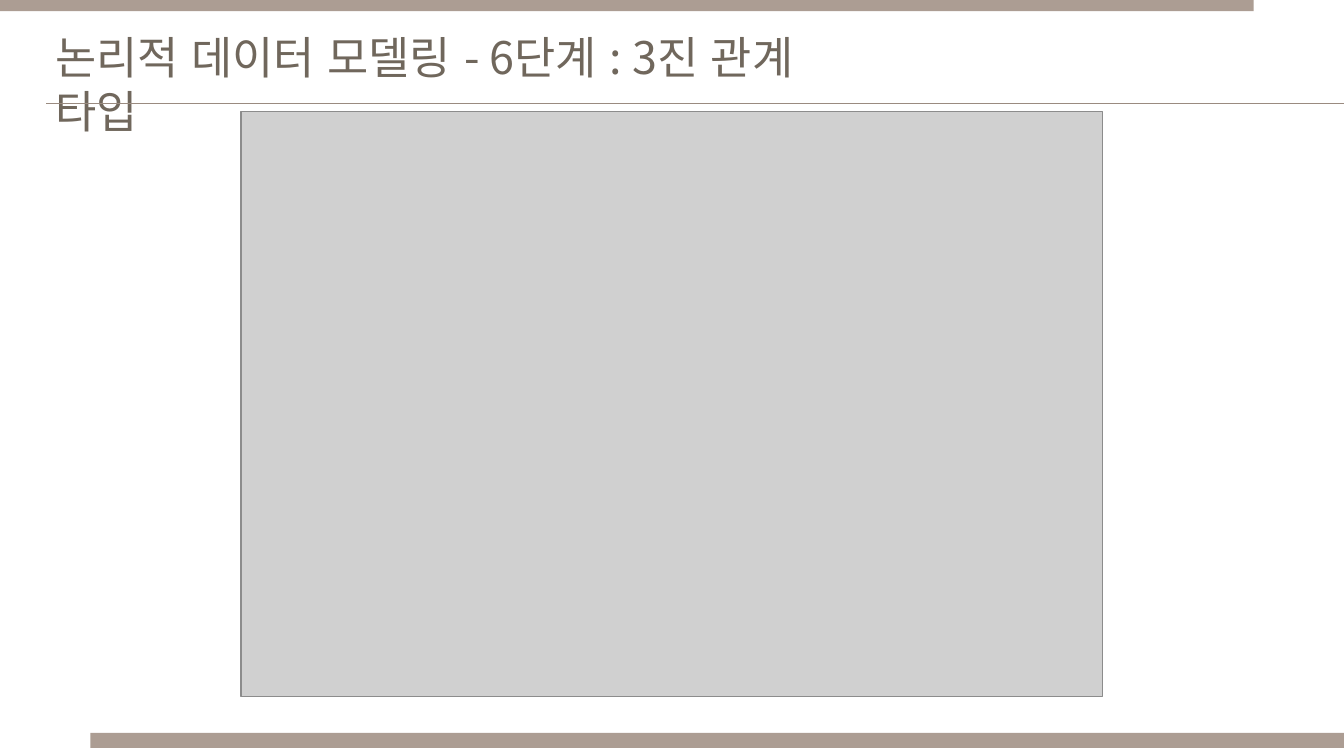
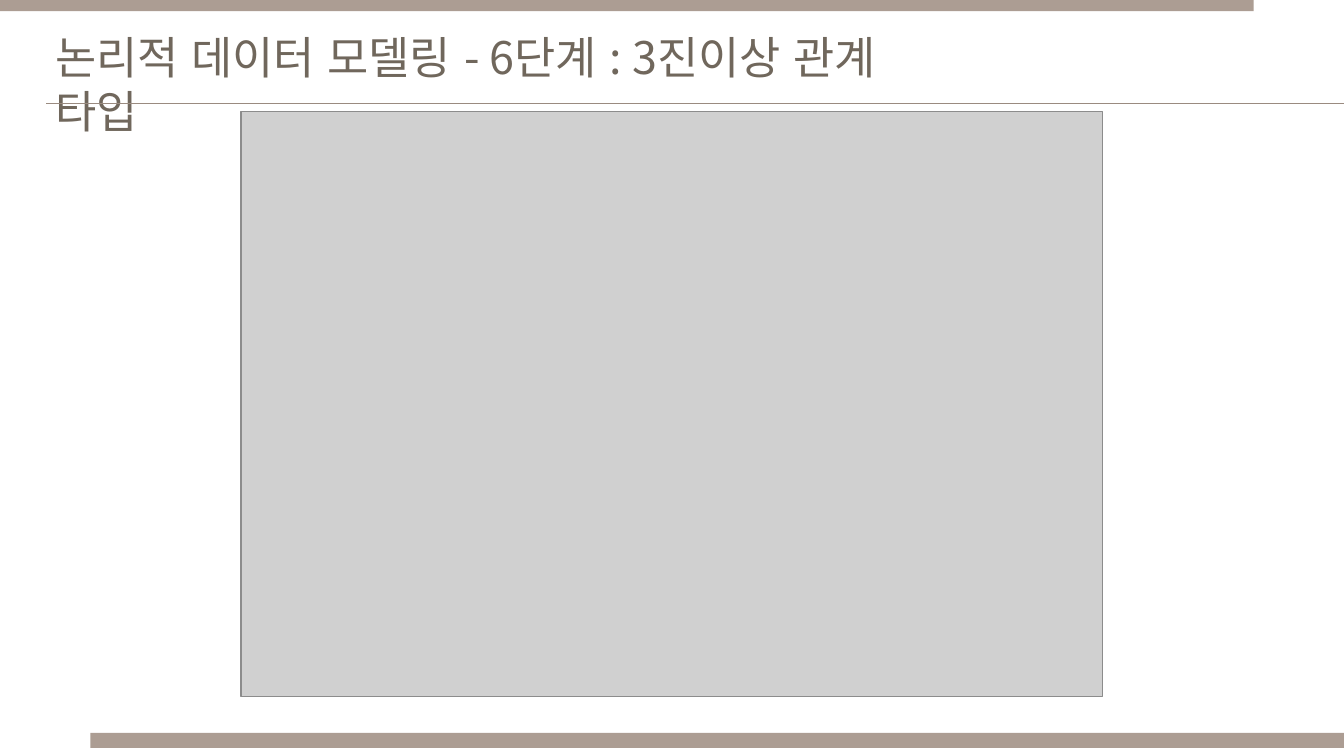
Before and after one commit to Cinema-System/My-Cinema, a slide deck: slide 23 of 중간발표/데이터베이스설계_중간발표_DEJH.pptx. Drawn at 1344x756 pixels with LibreOffice and Linux fonts; fonts in the diff are those of the drawing; grey boxes stand for pictures. Boxes give left, top, right and bottom in pixels: in the first picture for what was removed or moved away, otherwise in the second. Text is boxed around its words. In the diff, an @@ line names an element or a change of style, - is before the commit and + after.

```diff
--- a/중간발표/데이터베이스설계_중간발표_DEJH.pptx
+++ b/중간발표/데이터베이스설계_중간발표_DEJH.pptx
@@ text at bbox=[55, 37, 875, 132]: text changed @@
-논리적 데이터 모델링 - 6단계 : 3진 관계 타입
+논리적 데이터 모델링 - 6단계 : 3진이상 관계 타입
```
Also in this commit, not shown: 5 other slides changed, 1 other file.
